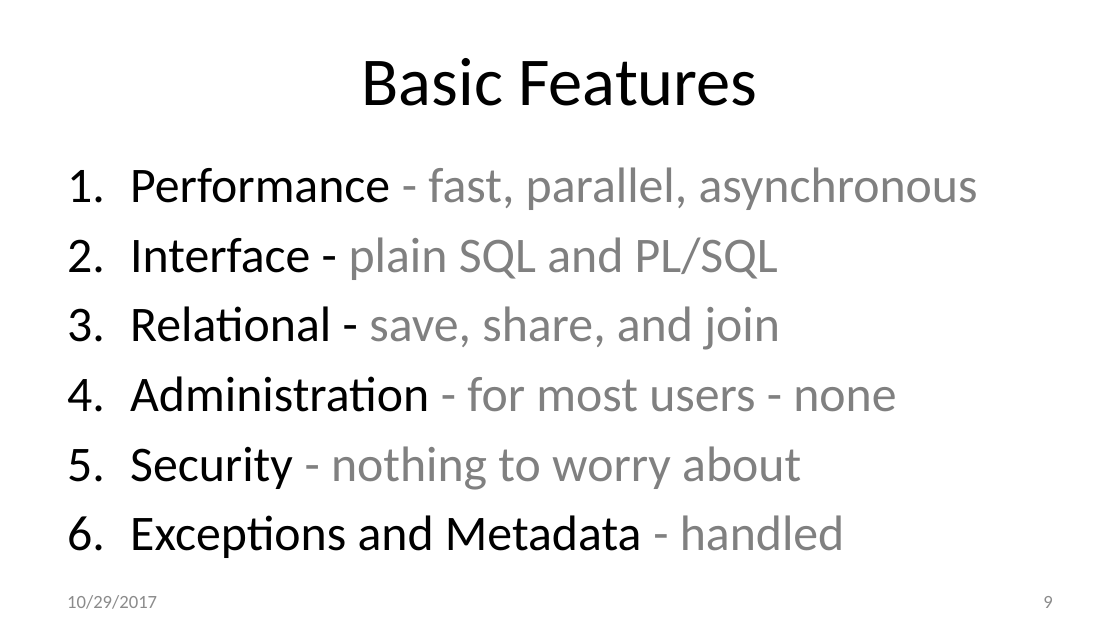
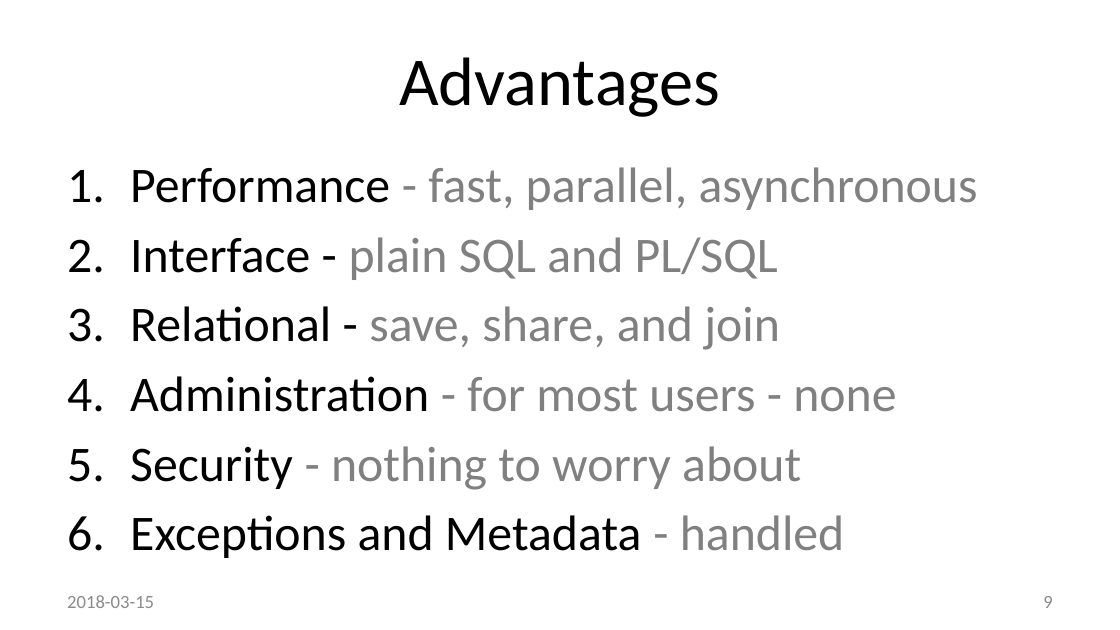
Before and after one commit to method5/method5.github.io, a slide deck: slide 9 of presentations/Method5.pptx. Drawn at 1120x630 pixels with LibreOffice and Linux fonts; fonts in the diff are those of the drawing; background and template pictures are left out. Boxes give left, top, right and bottom in pixels: in the first picture for what was removed or moved away, otherwise in the second. Text is boxed around its words. In the diff, an @@ line names an element or a change of style, - is before the commit and + after.

```diff
--- a/presentations/Method5.pptx
+++ b/presentations/Method5.pptx
@@ title at bbox=[399, 57, 720, 117]: text changed @@
-Basic Features
+Advantages
@@ text at bbox=[67, 595, 154, 608]: text changed @@
-10/29/2017
+2018-03-15
```
Also in this commit, not shown: 20 other slides changed, 4 slides added.
